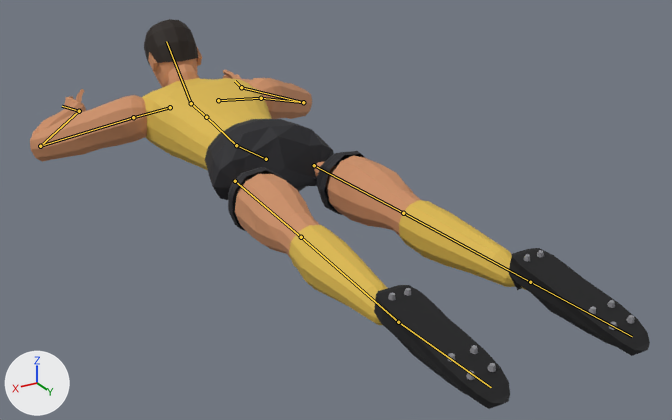
A saved change to the Blender file assets/blender/7thbuild.blend.
One viewpoint serves both versions: a camera (50 mm lens) standing at (1.3, 1.99, 1.18) and looking at (-0.09, -0.33, 0.02). Lighting does not change. The marker at lower left points along +X, +Y and +Z. The picture after the commit comes second. Both versions are drawn at frame 18 of the action 'tackled'; the numbers are the values there. The bones that change, and the others that lie on the model, are drawn over the model as lines.

The first picture shows 'B7_Body', 'B7_Boots', 'B7_Guernsey', 'B7_Hair', 'B7_Shorts'.
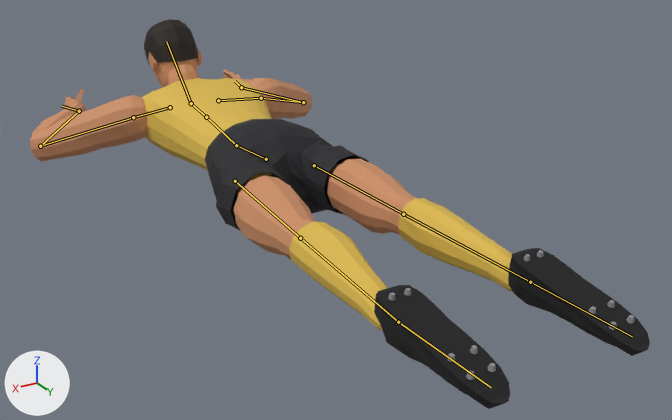
Pixel boxes [x1, y1, x2, y2] of what changed, in the pictures (672 x 420 px):
'B7_Body', posed
    before: [30, 48, 526, 325]
    after: [30, 48, 513, 331]
'B7_Boots', posed
    both: [374, 248, 650, 409]
'B7_Shorts', posed
    before: [205, 119, 365, 231]
    after: [205, 119, 369, 230]

The edits, one by one:
Bone 'ikpole.l' (bone_ikpole_l) moves from (0.0, 0.0, 0.0) to (-0.457, -0.932, -1.177).
Bone 'ikpole.r' (bone_ikpole_r) moves from (0.0, 0.0, 0.0) to (0.488, -0.938, -1.154).
